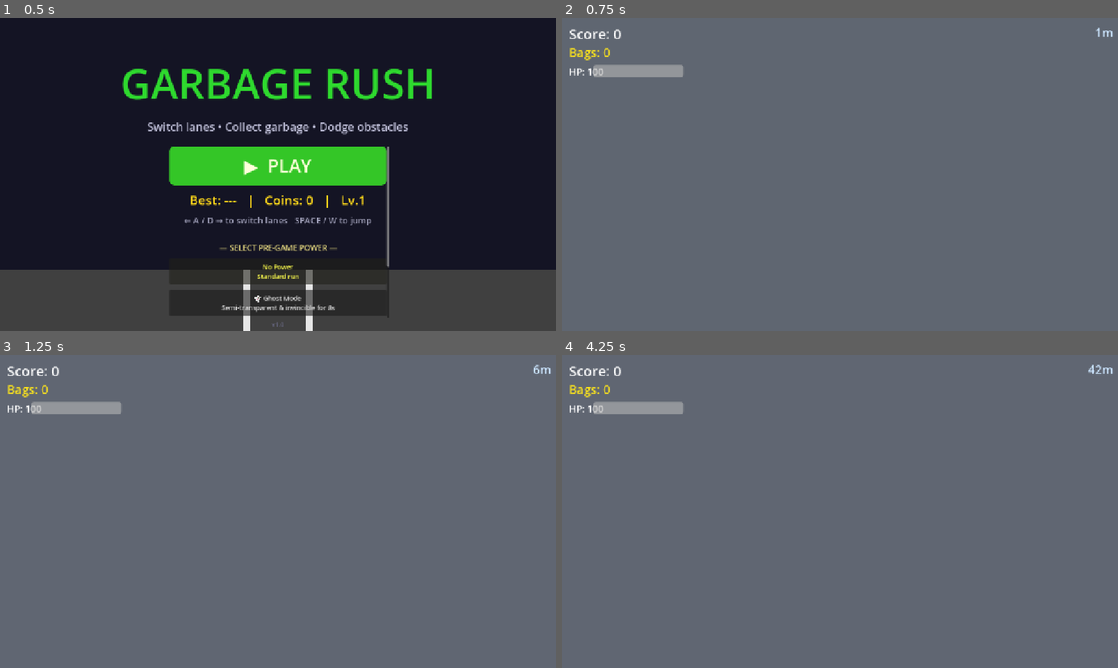
Above: before the commit, frames 1-4 (two rows, left to right).
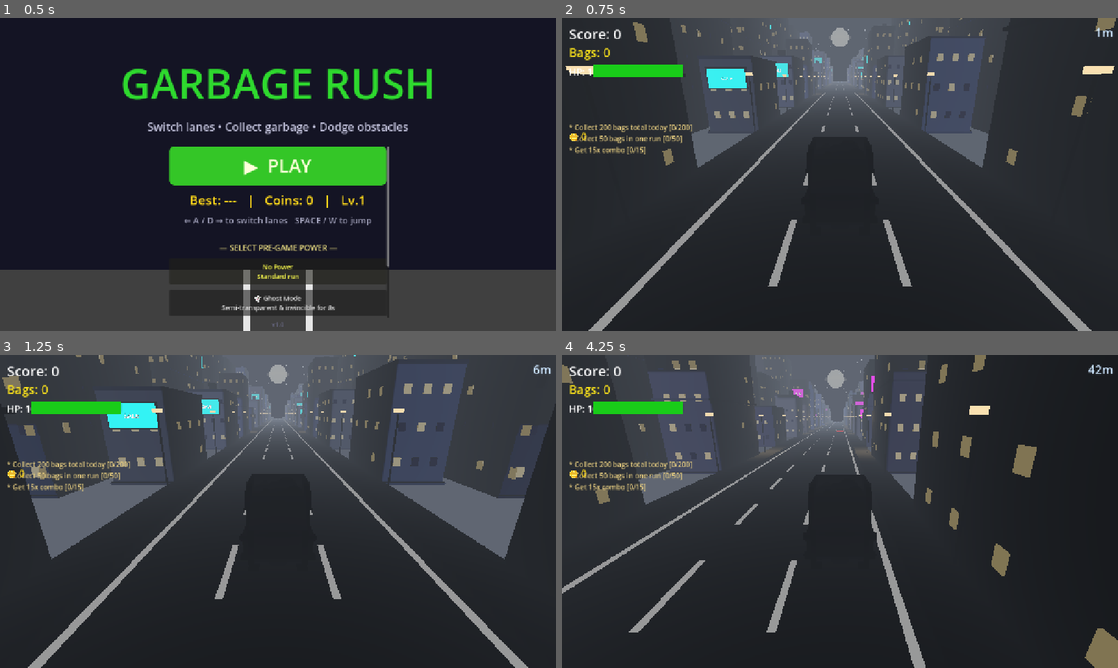
Above: after the commit, the same moments.

Repository: bhavyat81/runner
Game: Godot game, scene res://scenes/main_menu.tscn
Two runs of this game, one before a commit and one after it. Both use one fixed random seed, a clock stepped at 60 frames per second and the inputs below.
Inputs (mouse positions are in pixels of both pictures, inside the frame that each line leads up to):
- Up to frame 1 (0.5 s): no input
- Up to frame 2 (0.75 s): click "▶ PLAY" at 0.5 s
- Up to frame 3 (1.25 s): no input
- Up to frame 4 (4.25 s): move the mouse to (962, 495) at 1.27 s; hold D (move_right) 1.28-2.03 s; click (962, 495) at 1.42 s; tap Space (jump) at 1.52, 2.27, 3.77 s; move the mouse to (728, 527) at 2.02 s; hold A (move_left) 2.03-2.78 s; move the mouse to (895, 442) at 2.77 s; hold D (move_right) from 2.78 s (still down); move the mouse to (812, 574) at 3.52 s; click (812, 574) at 3.67 s

Frame 1 is identical in both runs. In frame 2, 92% of the frame differs, in the area x 0-100%, y 0-100%; in frame 3, 88%; in frame 4, 94%.
Error before the commit: Parse Error: Cannot infer the type of "model" variable because the value doesn't have a set type. (res://scripts/obstacle.gd:39)

Commit message:
Fix "Cannot infer the type of model variable" parse errors in 3 scripts
Co-authored-by: bhavyat81 <233542359+bhavyat81@users.noreply.github.com>
Agent-Logs-Url: https://github.com/bhavyat81/runner/sessions/905bc2bc-eb6f-4ff4-9f0e-b7cc57ba72f8

Diff:
--- a/scripts/obstacle.gd
+++ b/scripts/obstacle.gd
@@ -36,7 +36,7 @@
 	if scene == null:
 		push_warning("Obstacle: failed to load model: " + model_path)
 		return
-	var model := scene.instantiate()
+	var model = scene.instantiate()
 	model.scale = Vector3(1.5, 1.5, 1.5)
 	add_child(model)
 
--- a/scripts/traffic_car.gd
+++ b/scripts/traffic_car.gd
@@ -37,7 +37,7 @@
 	if scene == null:
 		push_warning("TrafficCar: failed to load model: " + model_path)
 	else:
-		var model := scene.instantiate()
+		var model = scene.instantiate()
 		# Kenney models face +Z; rotate 180° so cars face the same direction as the player
 		model.rotation_degrees.y = 180.0
 		model.scale = Vector3(1.5, 1.5, 1.5)
--- a/scripts/truck.gd
+++ b/scripts/truck.gd
@@ -59,7 +59,7 @@
 	if scene == null:
 		push_warning("Truck: failed to load model: " + model_path)
 		return
-	var model := scene.instantiate()
+	var model = scene.instantiate()
 	# Kenney models face +Z; rotate 180° so the truck faces -Z (forward/toward camera)
 	model.rotation_degrees.y = 180.0
 	# Monster truck skin gets a slightly larger scale for presence
